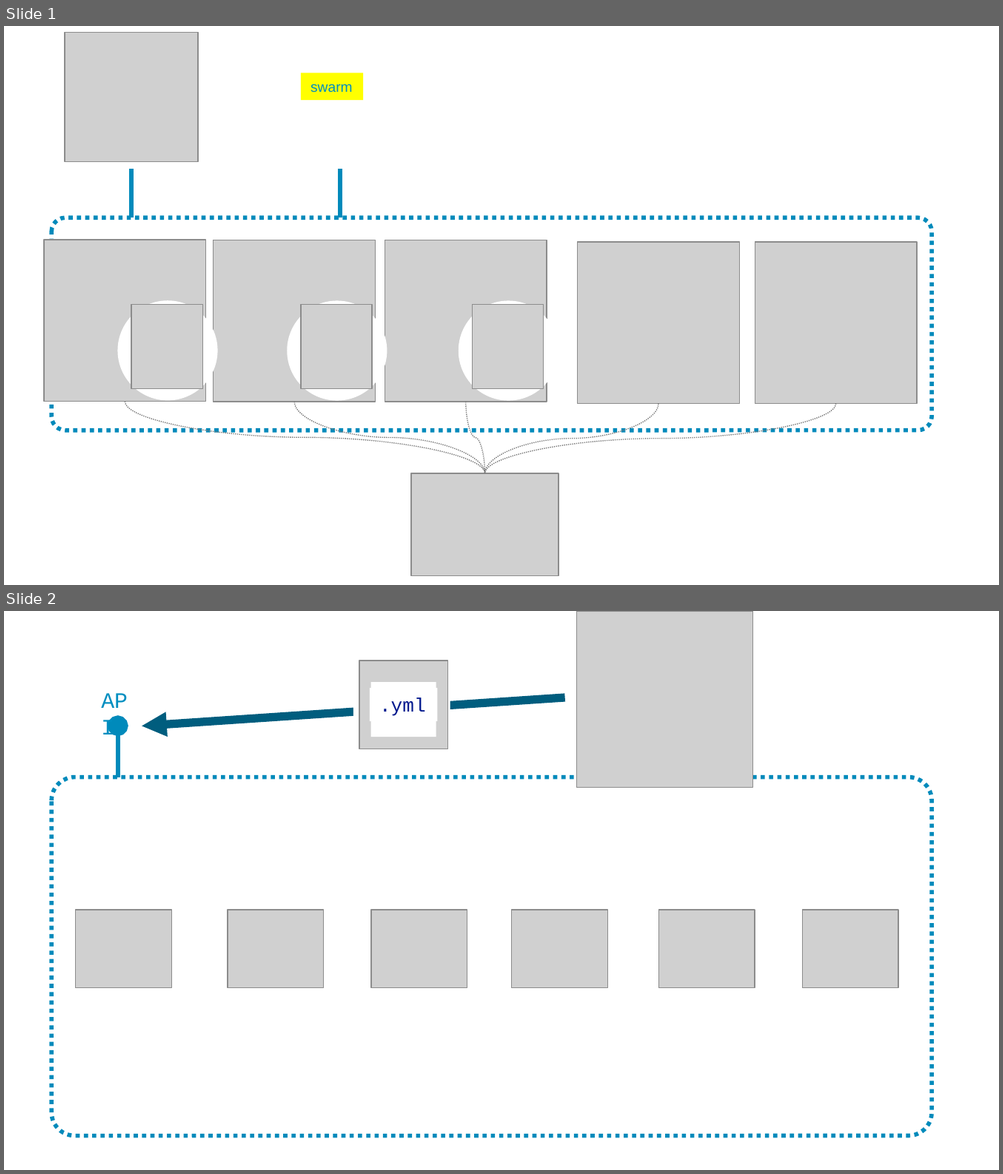
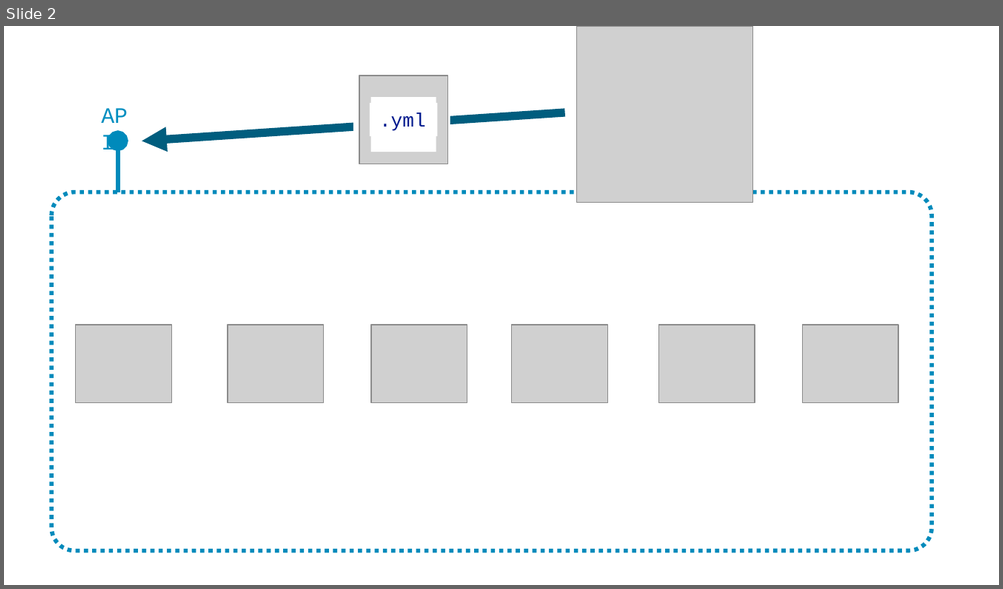
Before and after one commit to sixeyed/dak4.net, a slide deck: slides/03-orchestration.pptx. Shown one above the other, each under a label of ours: slides 1 and 2 before the commit, slide 2 after it. The pictures are 1003x1174 and 1003x589 pixels, drawn with LibreOffice and Linux fonts; fonts in the diff are those of the drawing; grey boxes stand for pictures. Boxes give left, top, right and bottom in pixels: in the first picture for what was removed or moved away, otherwise in the second. Text is boxed around its words. In the diff, an @@ line names an element or a change of style, - is before the commit and + after.

```diff
--- a/slides/03-orchestration.pptx
+++ b/slides/03-orchestration.pptx
@@ slide 1 removed at [4,26,999,585], background #FFFFFF @@
@@ picture removed at [65,32,198,161] @@
@@ rectangle removed at [301,73,363,99] @@
-swarm
@@ line removed from (131, 170) to (131, 218) @@
@@ line removed from (340, 170) to (340, 218) @@
@@ rounded rectangle removed at [52,218,932,431] @@
@@ picture removed at [44,240,206,402] @@
@@ picture removed at [213,240,375,402] @@
@@ picture removed at [385,240,547,402] @@
@@ picture removed at [577,242,739,404] @@
@@ picture removed at [755,242,917,404] @@
@@ ellipse removed at [117,301,218,401] @@
@@ picture removed at [131,304,203,389] @@
@@ ellipse removed at [287,301,387,401] @@
@@ picture removed at [301,304,372,389] @@
@@ ellipse removed at [458,301,559,401] @@
@@ picture removed at [472,304,544,389] @@
@@ curved line removed from (125, 402) to (484, 474) @@
@@ curved line removed from (294, 402) to (484, 474) @@
@@ curved line removed from (466, 402) to (484, 474) @@
@@ curved line removed from (658, 404) to (484, 474) @@
@@ curved line removed from (836, 404) to (484, 474) @@
@@ picture removed at [411,474,558,576] @@
```
Also in this commit, not shown: 1 slide changed, 1 slide added, 2 other files.
